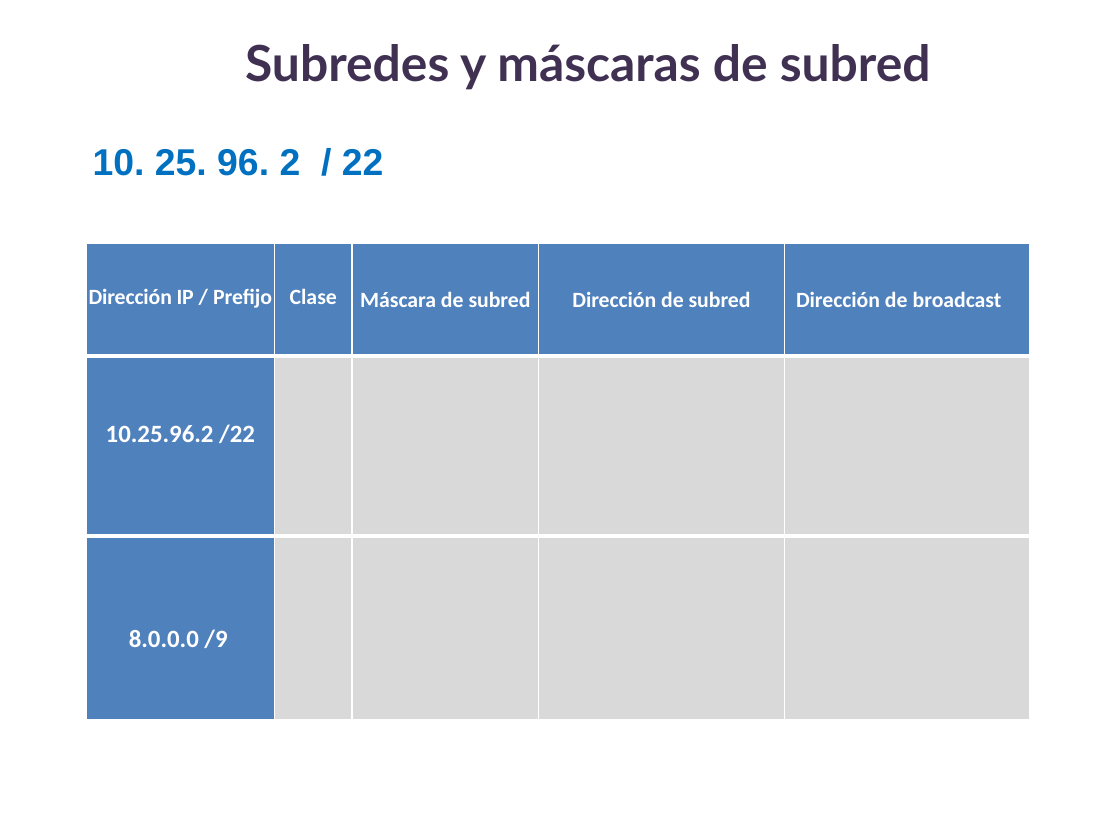
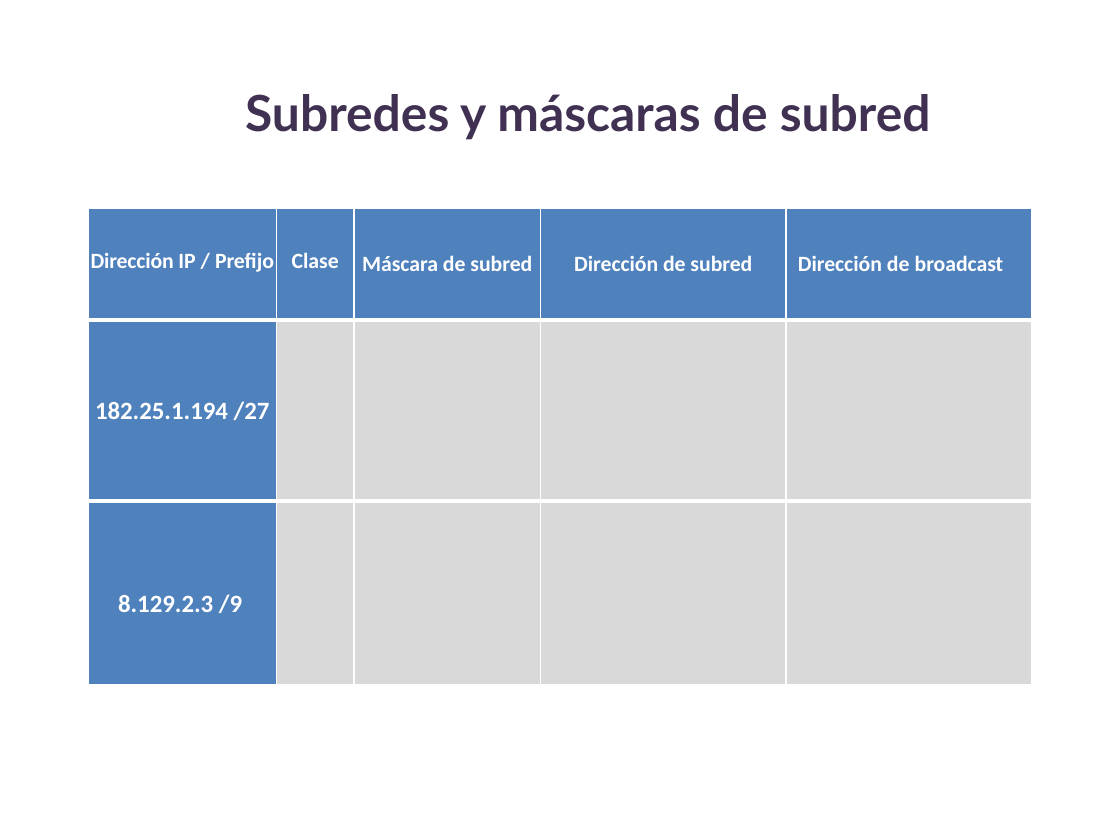
Before and after one commit to lizetheP/Seguridad, a slide deck: slide 16 of CalendarioAgo25/Presentaciones/2_DireccionamientoIPv4.pptx. Drawn at 1120x840 pixels with LibreOffice and Linux fonts; fonts in the diff are those of the drawing. Boxes give left, top, right and bottom in pixels: in the first picture for what was removed or moved away, otherwise in the second. Text is boxed around its words. In the diff, an @@ line names an element or a change of style, - is before the commit and + after.

```diff
--- a/CalendarioAgo25/Presentaciones/2_DireccionamientoIPv4.pptx
+++ b/CalendarioAgo25/Presentaciones/2_DireccionamientoIPv4.pptx
@@ title "Subredes y máscaras de subred": place and size @@
-title "Subredes y máscaras de subred" at [245,44,931,90]
+title "Subredes y máscaras de subred" at [245,94,931,140]
@@ text removed at [93,149,383,176] @@
-10. 25. 96. 2 / 22
@@ table at [88,208,1032,684] @@
-row 2, column 1: 10.25.96.2 /22
+row 2, column 1: 182.25.1.194 /27
-row 3, column 1: 8.0.0.0 /9
+row 3, column 1: 8.129.2.3 /9
@@ table: place and size @@
-table at [86,244,1029,720]
+table at [88,208,1032,684]
```
Also in this commit, not shown: 7 other files.
